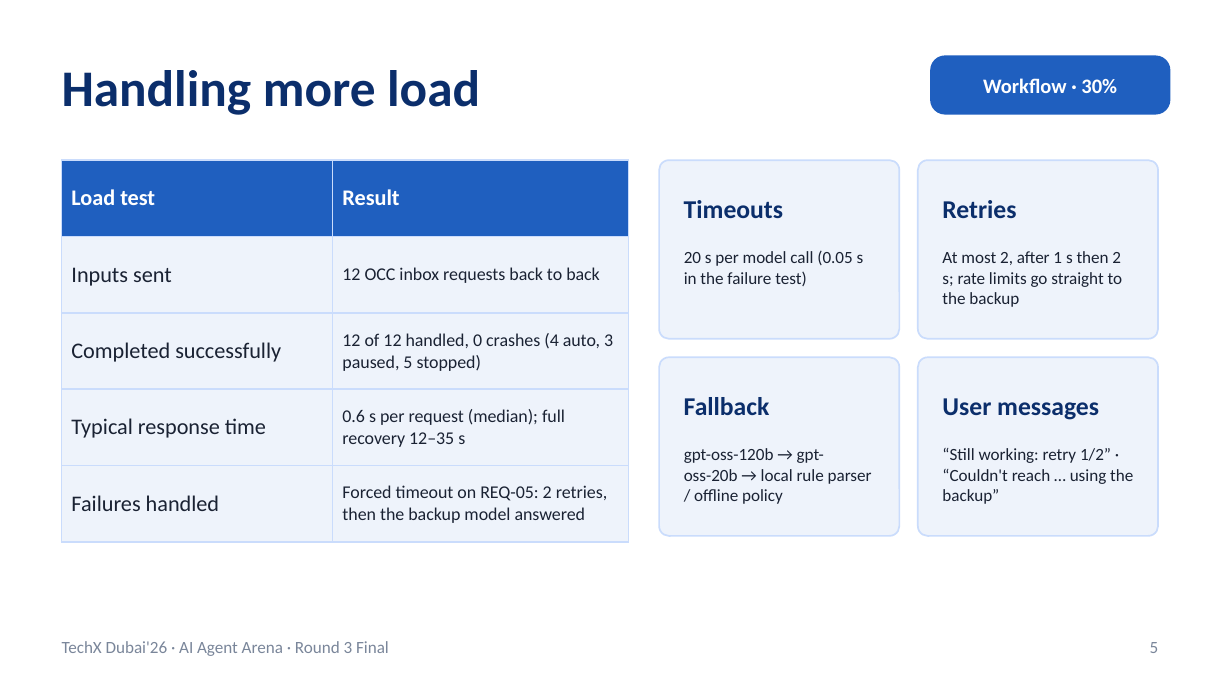
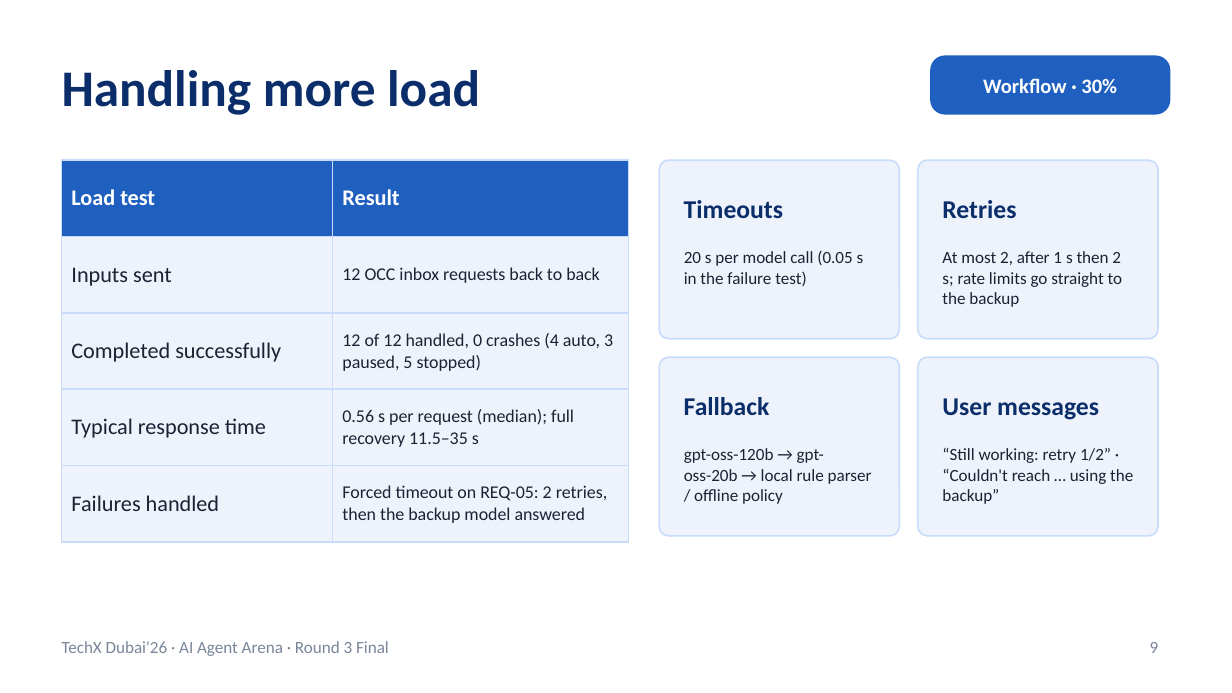
Before and after one commit to RithikhC/EagleX, a slide deck: slide 9 of docs/EagleX_Round3_Final.pptx (slide 5 before the commit). Drawn at 1232x693 pixels with LibreOffice and Linux fonts; fonts in the diff are those of the drawing. Boxes give left, top, right and bottom in pixels: in the first picture for what was removed or moved away, otherwise in the second. Text is boxed around its words. In the diff, an @@ line names an element or a change of style, - is before the commit and + after.

```diff
--- a/docs/EagleX_Round3_Final.pptx
+++ b/docs/EagleX_Round3_Final.pptx
@@ table at [62,160,628,527] @@
-row 4, column 2: 0.6 s per request (median); full recovery 12–35 s
+row 4, column 2: 0.56 s per request (median); full recovery 11.5–35 s
@@ page number at [1150,642,1159,653]: text changed @@
-5
+9
```
Also in this commit, not shown: 11 other slides changed, 7 slides added, 1 slide removed, 13 other files.
